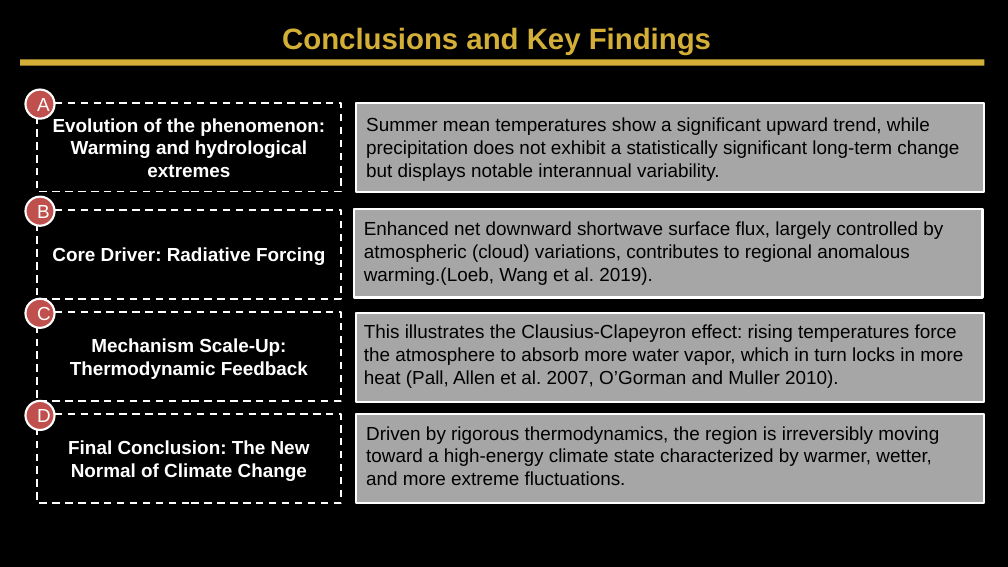
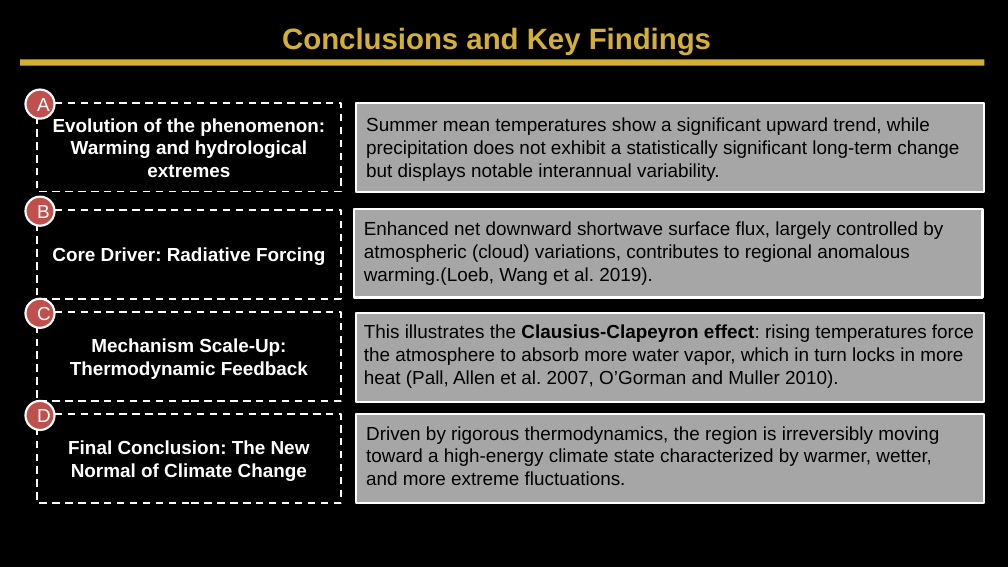
Before and after one commit to Ruiqi-Huang-7/EART60702-group-4-project-1, a slide deck: slide 11 of Project_1_final.pptx. Drawn at 1008x567 pixels with LibreOffice and Linux fonts; fonts in the diff are those of the drawing. Boxes give left, top, right and bottom in pixels: in the first picture for what was removed or moved away, otherwise in the second. Text is boxed around its words. In the diff, an @@ line names an element or a change of style, - is before the commit and + after.

```diff
--- a/Project_1_final.pptx
+++ b/Project_1_final.pptx
@@ text "This illustrates the Clausius-Clapeyron effect: ..." at <box>364,324,974,388</box>: bold on in "Clausius-Clapeyron effect:" @@
```
Also in this commit, not shown: 7 other slides changed, 2 other files.
